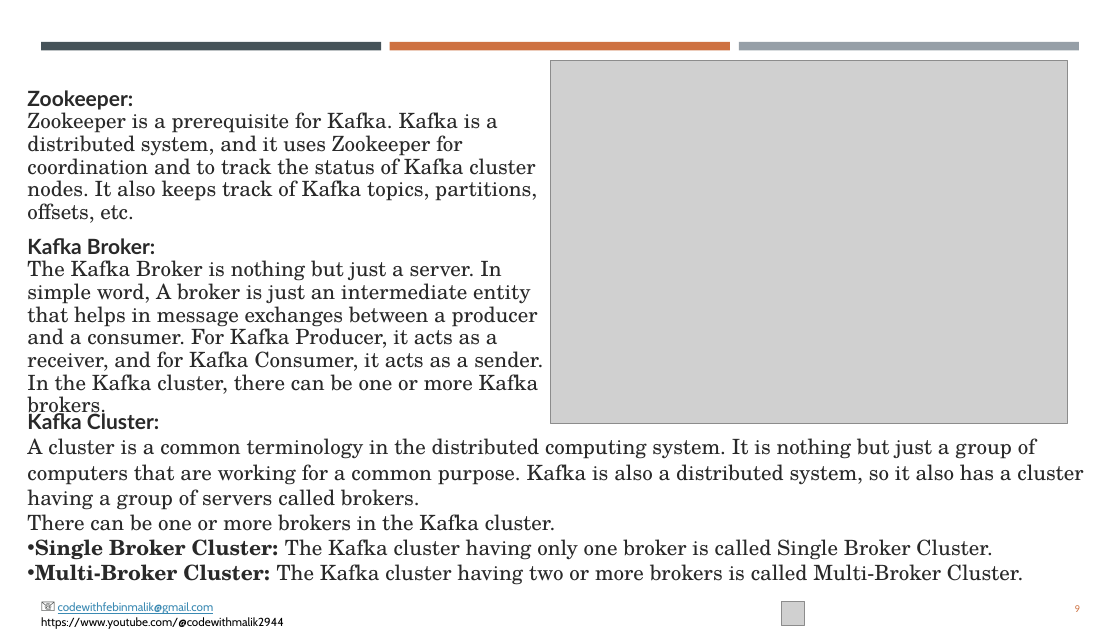
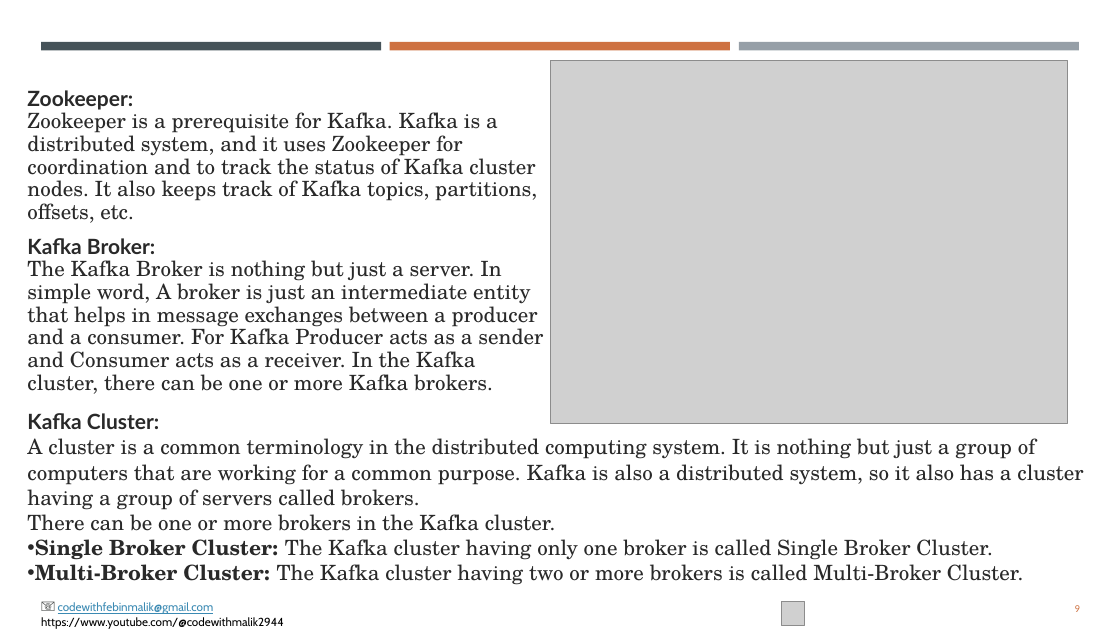
Before and after one commit to code-with-malik/Kafka, a slide deck: slide 9 of Kafka Introduction.pptx. Drawn at 1120x630 pixels with LibreOffice and Linux fonts; fonts in the diff are those of the drawing; grey boxes stand for pictures. Boxes give left, top, right and bottom in pixels: in the first picture for what was removed or moved away, otherwise in the second. Text is boxed around its words. In the diff, an @@ line names an element or a change of style, - is before the commit and + after.

```diff
--- a/Kafka Introduction.pptx
+++ b/Kafka Introduction.pptx
@@ text at [27, 260, 543, 394]: text changed @@
-The Kafka Broker is nothing but just a server. In simple word, A broker is just an intermediate entity that helps in message exchanges between a producer and a consumer. For Kafka Producer, it acts as a receiver, and for Kafka Consumer, it acts as a sender. In the Kafka cluster, there can be one or more Kafka brokers.
+The Kafka Broker is nothing but just a server. In simple word, A broker is just an intermediate entity that helps in message exchanges between a producer and a consumer. For Kafka Producer acts as a sender and Consumer acts as a receiver. In the Kafka cluster, there can be one or more Kafka brokers.
```
Also in this commit, not shown: 2 other files.
